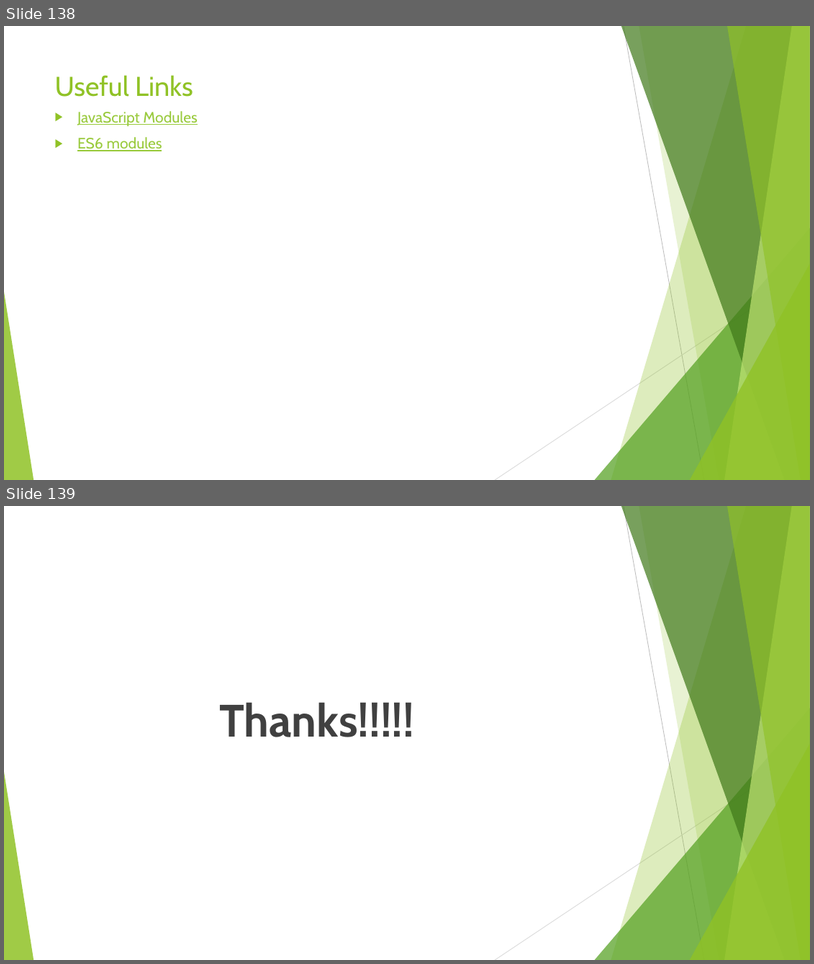
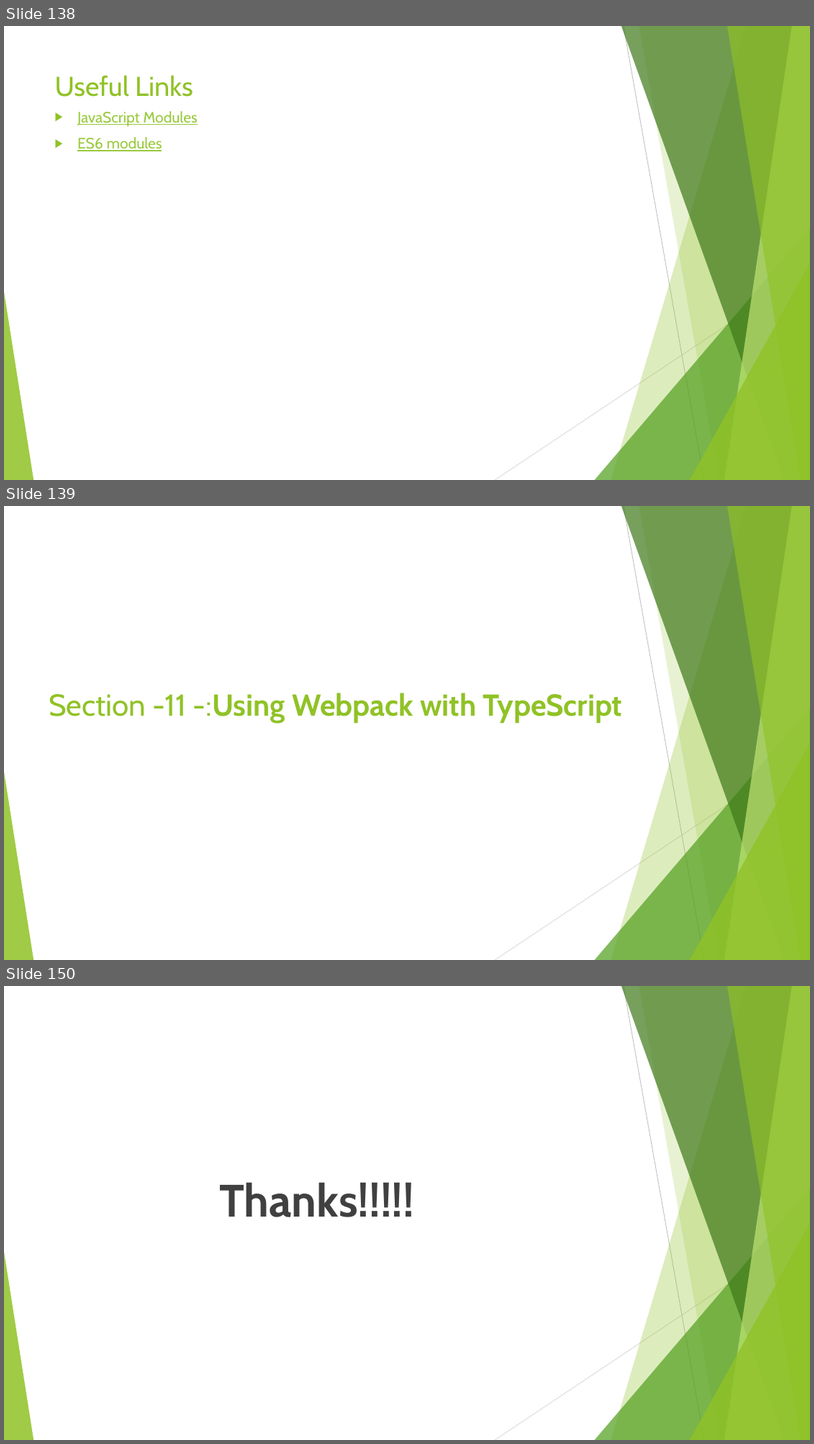
Before and after one commit to rudhrainfogain/TypeScript, a slide deck: PPT/TypeScriptv10.pptx. Shown one above the other, each under a label of ours: slides 138 and 139 before the commit, slides 138, 139 and 150 after it; the slides between them are not shown. The pictures are 814x964 and 814x1444 pixels, drawn with LibreOffice and Linux fonts; fonts in the diff are those of the drawing. Boxes give left, top, right and bottom in pixels: in the first picture for what was removed or moved away, otherwise in the second. Text is boxed around its words. In the diff, an @@ line names an element or a change of style, - is before the commit and + after.

Commit message:
Webpack complete

```diff
--- a/PPT/TypeScriptv10.pptx
+++ b/PPT/TypeScriptv10.pptx
@@ slide 139 added at [4,506,810,960], background #FFFFFF; not listed: 10 template elements that a slide beside it also shows @@
@@ title added at [49,692,623,723], 36 pt, text #90C226, bold @@
+Section -11 -:Using Webpack with TypeScript
@@ what was slide 139 is now slide 150 @@
```
Also in this commit, not shown: 10 other slides added, 21 other files.
